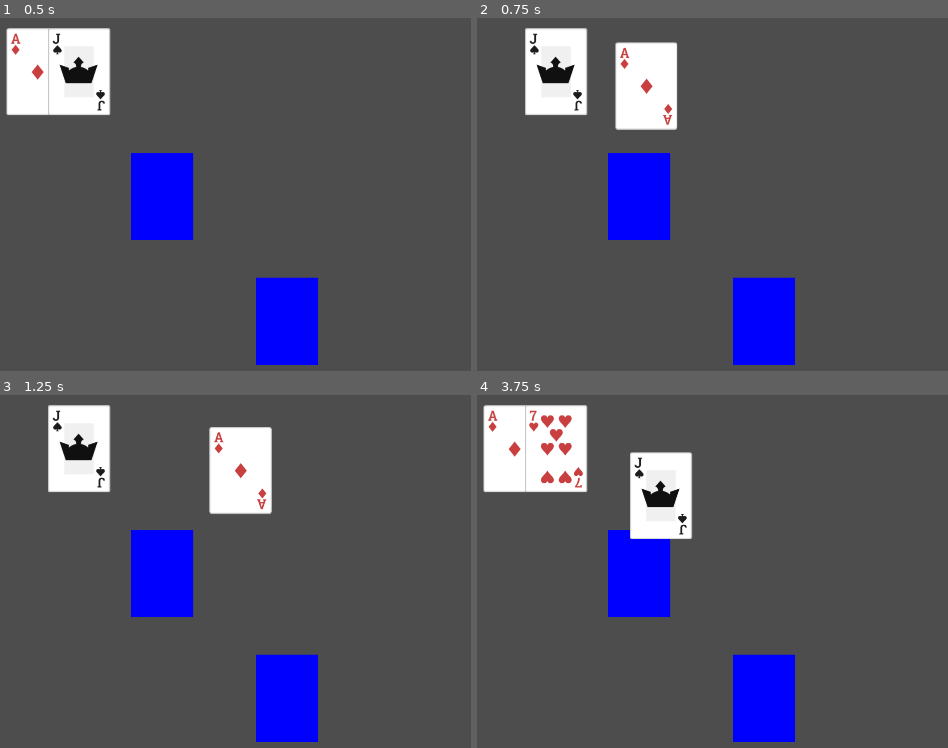
Above: before the commit, frames 1-4 (two rows, left to right).
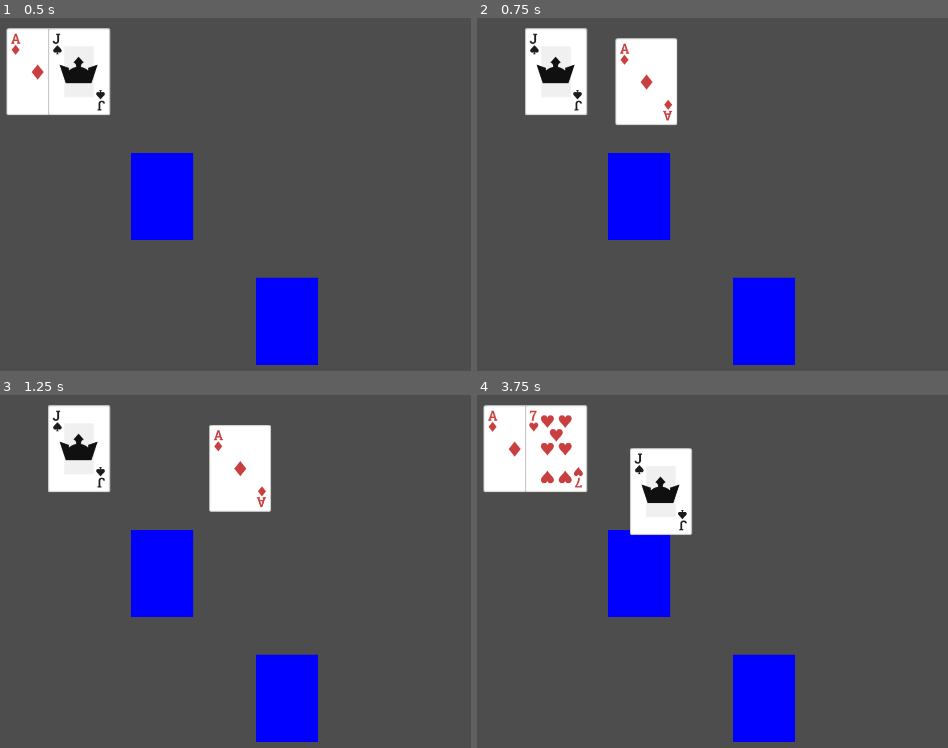
Above: after the commit, the same moments.

Repository: emabrey/card-framework
Game: Godot game, scene res://card_framework/card_manager.tscn
Two runs of this game, one before a commit and one after it. Both use one fixed random seed, a clock stepped at 60 frames per second and the inputs below. The project has no main scene, so this scene is started directly.
Inputs (mouse positions are in pixels of both pictures, inside the frame that each line leads up to):
- Up to frame 1 (0.5 s): no input
- Up to frame 2 (0.75 s): tap Enter at 0.5 s; drag from (481, 28) to (877, 70) at 0.52 s
- Up to frame 3 (1.25 s): no input
- Up to frame 4 (3.75 s): drag from (524, 405) to (759, 635) at 1.27 s; tap Space at 2 s; move the mouse to (524, 405) at 2.02 s; click (524, 405) at 2.17 s; tap Enter at 2.75 s; drag from (524, 405) to (561, 479) at 2.77 s; drag from (524, 405) to (839, 546) at 3.52 s

Frame 1 is identical in both runs. In frame 2, 0.7% of the frame differs, in the area x 29-43%, y 5-32%; in frame 3, 0.5%; in frame 4, 0.8%, in the area x 32-46%, y 15-41%.

Commit message:
feat: implement card hovering

Diff:
--- a/card_framework/card.gd
+++ b/card_framework/card.gd
@@ -16,6 +16,8 @@
 			back_face_texture.visible = true
 
 @export var return_speed := 2000
+@export var can_be_interact_with := true
+@export var hover_distance := 10
 
 var is_hovering := false
 var is_clicked := false
@@ -25,6 +27,8 @@
 var current_holding_mouse_position: Vector2
 var destination: Vector2
 var target_drop_zone: DropZone
+
+static var is_any_card_hovering := false
 
 @onready var front_face_texture := $FrontFace/TextureRect
 @onready var back_face_texture := $BackFace/TextureRect
@@ -58,6 +62,7 @@
 		global_position = global_position.move_toward(destination, return_speed * delta)
 		if global_position == destination:
 			is_moving_to_destination = false
+			_end_hovering(false)
 			z_index = stored_z_index
 			CardFrameworkSignalBus.card_move_done.emit(self)
 			if target_drop_zone != null:
@@ -81,16 +86,20 @@
 
 
 func _on_mouse_enter():
-	if _can_interact_with():
-		is_hovering = true
+	if !is_any_card_hovering and can_be_interact_with:
+		_start_hovering()
 
 
 func _on_mouse_exited():
-	if _can_interact_with():
-		is_hovering = false
+	if is_clicked:
+		return
+	_end_hovering(true)
 
 
 func _on_gui_input(event: InputEvent):
+	if !can_be_interact_with:
+		return false
+
 	if event is InputEventMouseButton:
 		var mouse_event := event as InputEventMouseButton
 		if mouse_event.button_index != MOUSE_BUTTON_LEFT:
@@ -100,16 +109,12 @@
 			is_clicked = true
 			is_holding = true
 			current_holding_mouse_position = get_local_mouse_position()
-			z_index = HOLDING_Z_INDEX
+			z_index = z_index + HOLDING_Z_INDEX
 		else:
 			if is_holding:
 				CardFrameworkSignalBus.drag_dropped.emit(self)
 			is_clicked = false
 			is_holding = false
-
-
-func _can_interact_with() -> bool:
-	return true
 
 
 func _on_drag_dropped(_card: Card):
@@ -118,3 +123,19 @@
 
 func _on_card_move_done(_card: Card):
 	mouse_filter = Control.MOUSE_FILTER_STOP
+
+
+func _start_hovering():
+	is_hovering = true
+	is_any_card_hovering = true
+	z_index = z_index + HOLDING_Z_INDEX
+	position.y -= hover_distance
+
+
+func _end_hovering(restore_card_position: bool):
+	if is_hovering:
+		z_index = stored_z_index
+		is_hovering = false
+		is_any_card_hovering = false
+		if restore_card_position:
+			position.y += hover_distance
--- a/card_framework/pile.gd
+++ b/card_framework/pile.gd
@@ -12,6 +12,7 @@
 @export var max_stack_display := 6
 @export var card_face_up := true
 @export var layout := PileDirection.UP
+@export var set_top_accessible_only := true
 
 @export_group("drop_zone")
 @export_subgroup("Sensor")
@@ -57,6 +58,7 @@
 	for i in _held_cards.size():
 		var card = _held_cards[i]
 		cards.move_child(card, i)
+	_update_target_positions()
 
 
 func _update_target_positions():
@@ -66,6 +68,12 @@
 		card.show_front = card_face_up
 		card.stored_z_index = 3000 + i if card.is_clicked else i
 		card.move(target_pos)
+
+		if set_top_accessible_only:
+			if i == _held_cards.size() - 1:
+				card.can_be_interact_with = true
+			else:
+				card.can_be_interact_with = false
 
 
 func _calculate_offset(index: int) -> Vector2:
